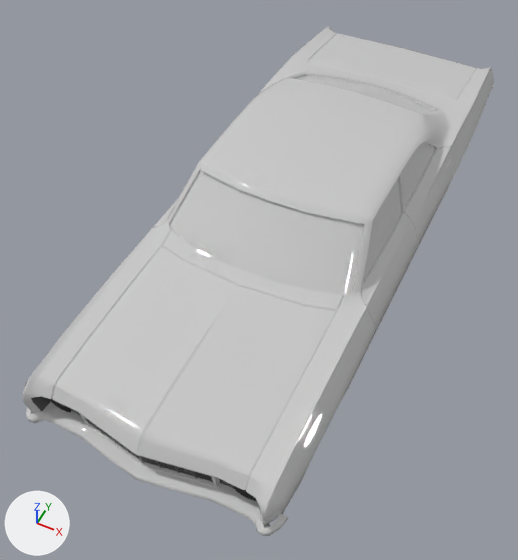
The FBX model Prototype/Assets/Game/V1/Art/Meshes/Vehicles/moonshine_monsieur.fbx: old version first, new version second.
One viewpoint serves both versions: a 50 mm lens placed at (0.185, -0.474, 0.538), pointed at (-0.015, -0.074, 0.038). Arrows for +X, +Y and +Z are at lower left; the lights stay in place. Where no turn or scale is listed for an object, it has been applied to the vertices.

The scene before the commit, as lines of its bpy script (objects in view):
```python
ob_body_paintable = bpy.data.objects.new('Body_paintable', me_mesh)
ob_body_paintable.location = (0.0, -0.0361, 0.0)
ob_body_paintable__2 = bpy.data.objects.new('Body_paintable (2)', me_mesh_008)
ob_body_paintable__2.location = (0.0, -0.0361, 0.0)
ob_details__6 = bpy.data.objects.new('Details (6)', me_mesh_007)
ob_details__6.location = (0.0, -0.0361, 0.0)
ob_frontdoors_paintable = bpy.data.objects.new('FrontDoors_paintable', me_mesh_002)
ob_frontdoors_paintable.location = (0.0, -0.0361, 0.0)
ob_frontfenders_paintable = bpy.data.objects.new('FrontFenders_paintable', me_mesh_009)
ob_frontfenders_paintable.location = (0.0, -0.0361, 0.0)
ob_hood_paintable = bpy.data.objects.new('Hood_paintable', me_mesh_001)
ob_hood_paintable.location = (0.0, -0.0361, 0.0)
ob_reardoors_paintable = bpy.data.objects.new('RearDoors_paintable', me_mesh_005)
ob_reardoors_paintable.location = (-0.2017, -0.0361, 0.0)
ob_trunk_paintable = bpy.data.objects.new('Trunk_paintable', me_mesh_006)
ob_trunk_paintable.location = (0.0, -0.0361, 0.0)
ob_windows__9 = bpy.data.objects.new('Windows (9)', me_mesh_004)
ob_windows__9.location = (0.0, -0.0361, 0.0)
# also in view: 'Chrome (14)' at (0.0, -0.002, 0.086)
```
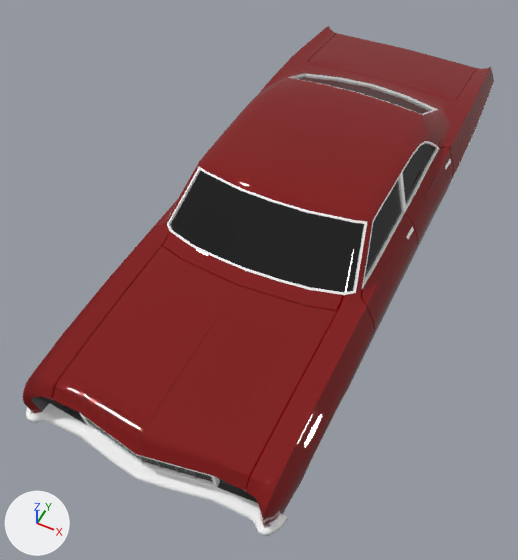
Where the change shows, as pixel boxes (x1, y1, x2, y2) in the pictures (518 x 560 px):
'Hood_paintable', recoloured (grey to red)
    both: (53, 246, 337, 490)
'Body_paintable', recoloured (grey to red)
    both: (166, 26, 494, 293)
'Windows (9)', recoloured (grey to black)
    both: (170, 76, 435, 292)
'FrontFenders_paintable', recoloured (grey to red)
    both: (23, 221, 374, 525)
'Chrome (14)', recoloured (grey to white)
    both: (26, 73, 494, 536)
'Trunk_paintable', recoloured
    both: (308, 33, 477, 101)
'Body_paintable (2)', recoloured (grey to red)
    both: (162, 232, 344, 311)
'FrontDoors_paintable', recoloured (grey to red)
    both: (153, 199, 417, 345)
'RearDoors_paintable', recoloured (grey to red)
    both: (405, 147, 453, 263)
'Details (6)', recoloured
    both: (31, 396, 258, 503)

What the commit changed:
Material 'Paint' (mat_paint) changes colour from light grey #cbcbcb to red #800002; in linear values from (0.6, 0.6, 0.6) to (0.216, 0.0, 0.000629).
Material 'Chrome' (mat_chrome) changes colour from light grey #cbcbcb to white #ffffff; in linear values from (0.6, 0.6, 0.6) to (1.0, 1.0, 1.0).
Material 'Windows' (mat_windows) changes colour from light grey #cbcbcb to black #000000; in linear values from (0.6, 0.6, 0.6) to (0.0, 0.0, 0.0).
